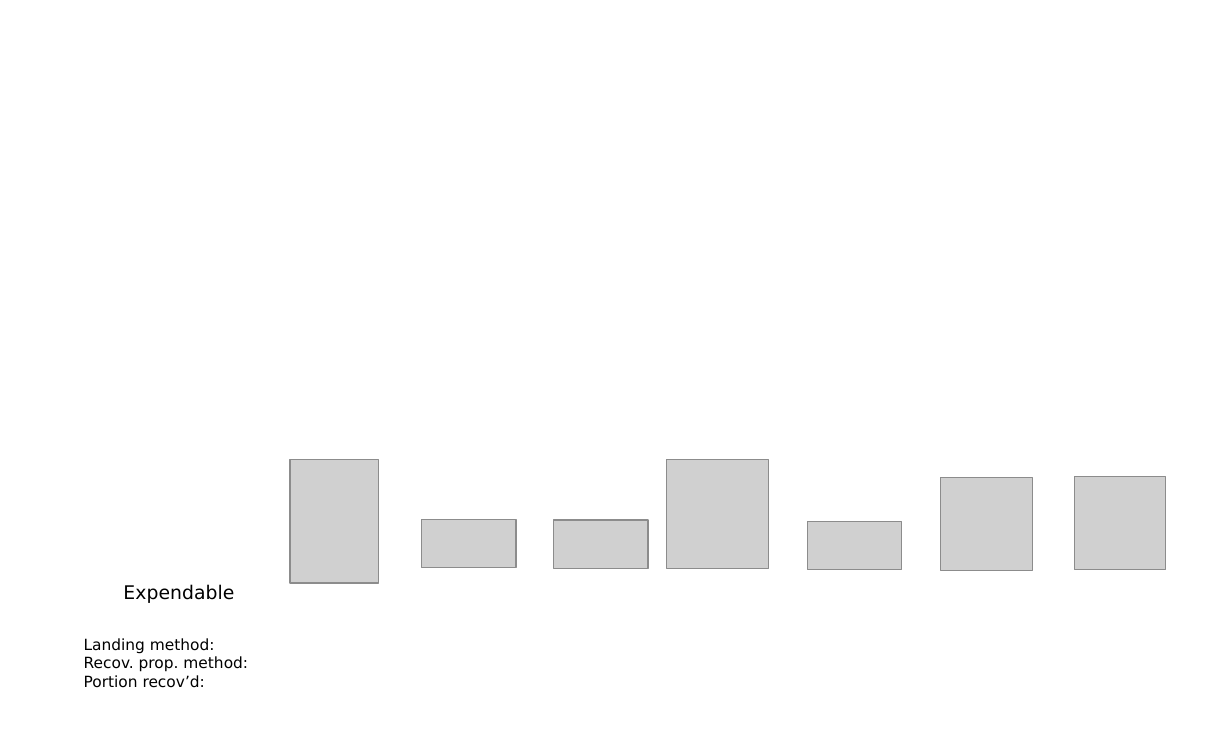
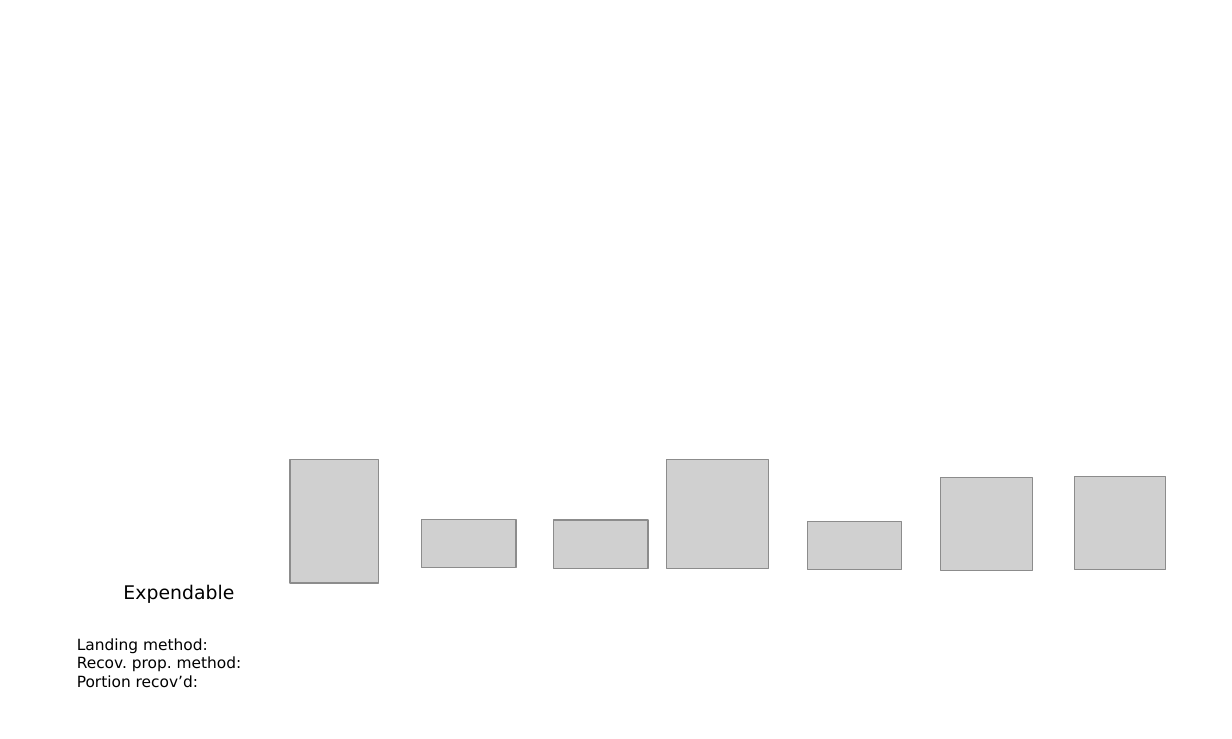
Before and after one commit to mvernacc/lvreuse, a slide deck: slide 2 of paper/figures/strategy_perf_annotated.pptx. Drawn at 1232x739 pixels with LibreOffice and Linux fonts; fonts in the diff are those of the drawing; grey boxes stand for pictures; background and template pictures are left out. Boxes give left, top, right and bottom in pixels: in the first picture for what was removed or moved away, otherwise in the second. Text is boxed around its words. In the diff, an @@ line names an element or a change of style, - is before the commit and + after.

```diff
--- a/paper/figures/strategy_perf_annotated.pptx
+++ b/paper/figures/strategy_perf_annotated.pptx
@@ text "Landing method:": place and size @@
-text "Landing method:" at [84,638,248,688]
+text "Landing method:" at [77,638,242,688]
```
Also in this commit, not shown: 1 other slide changed, 2 other files.
